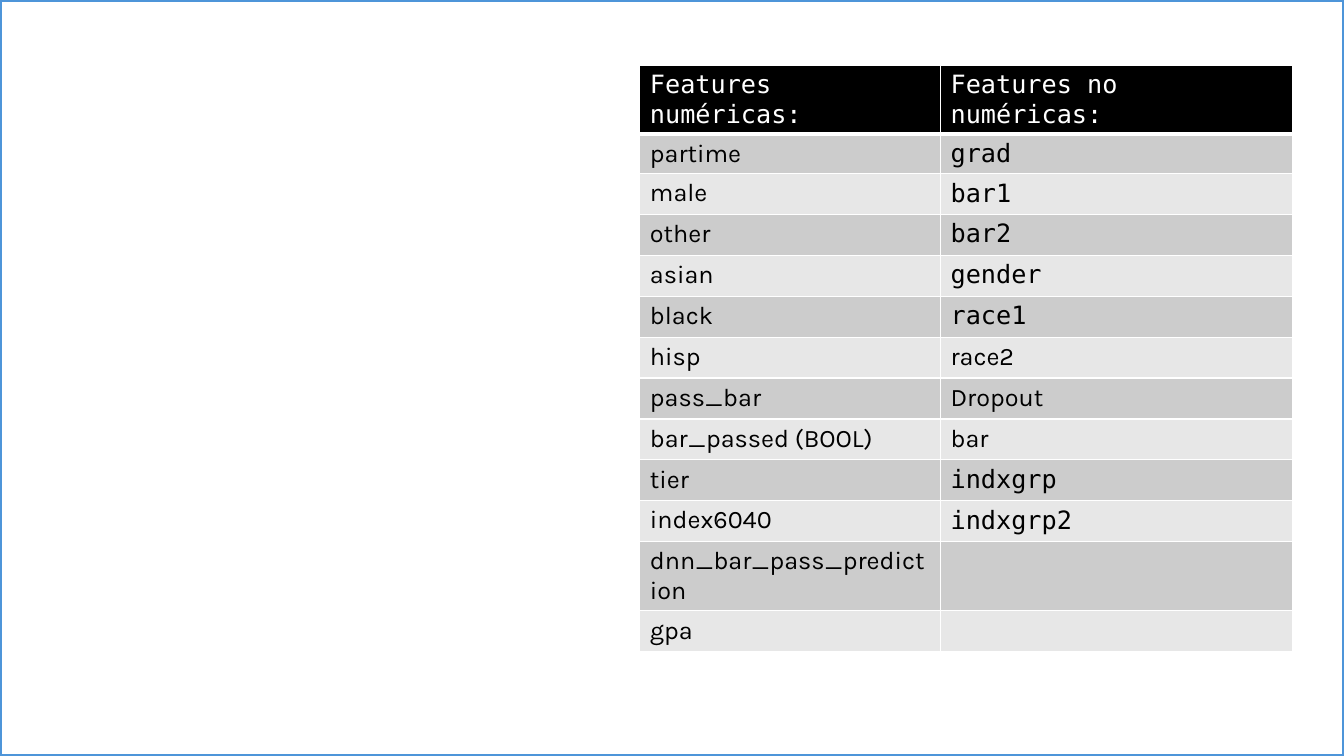
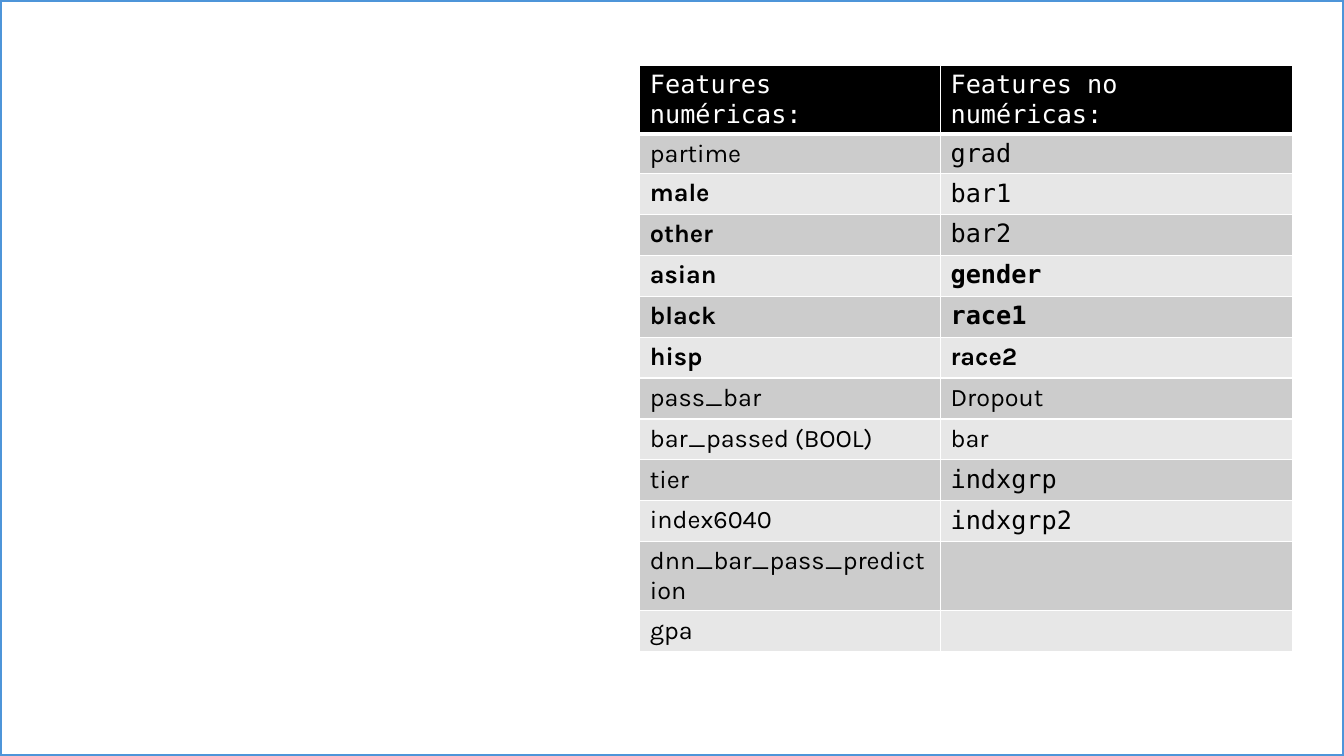
Before and after one commit to alejokawaii/DanielAlejandroSalcedoPerez_proyecto_final_ML, a slide deck: slide 10 of docs/Presentación1.pptx. Drawn at 1344x756 pixels with LibreOffice and Linux fonts; fonts in the diff are those of the drawing. Boxes give left, top, right and bottom in pixels: in the first picture for what was removed or moved away, otherwise in the second. Text is boxed around its words. In the diff, an @@ line names an element or a change of style, - is before the commit and + after.

```diff
--- a/docs/Presentación1.pptx
+++ b/docs/Presentación1.pptx
@@ table at bbox=[640, 66, 1293, 649] @@
@@ bold on in "male", "other", "asian", "gender" and 4 more places @@
```
Also in this commit, not shown: 2 other slides changed, 2 slides added, 1 other file.
